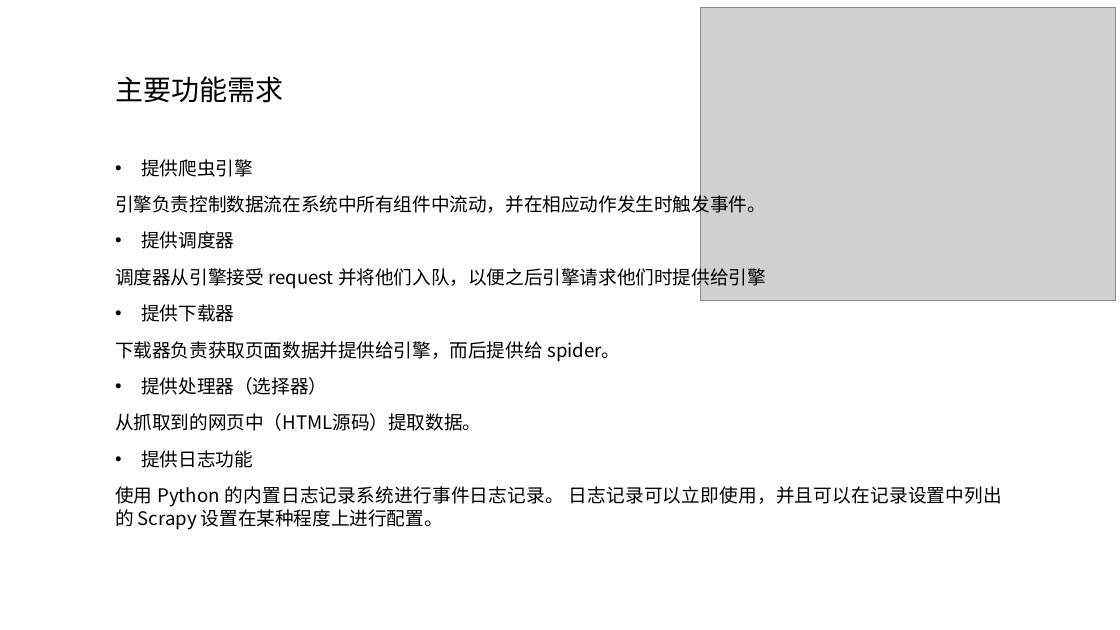
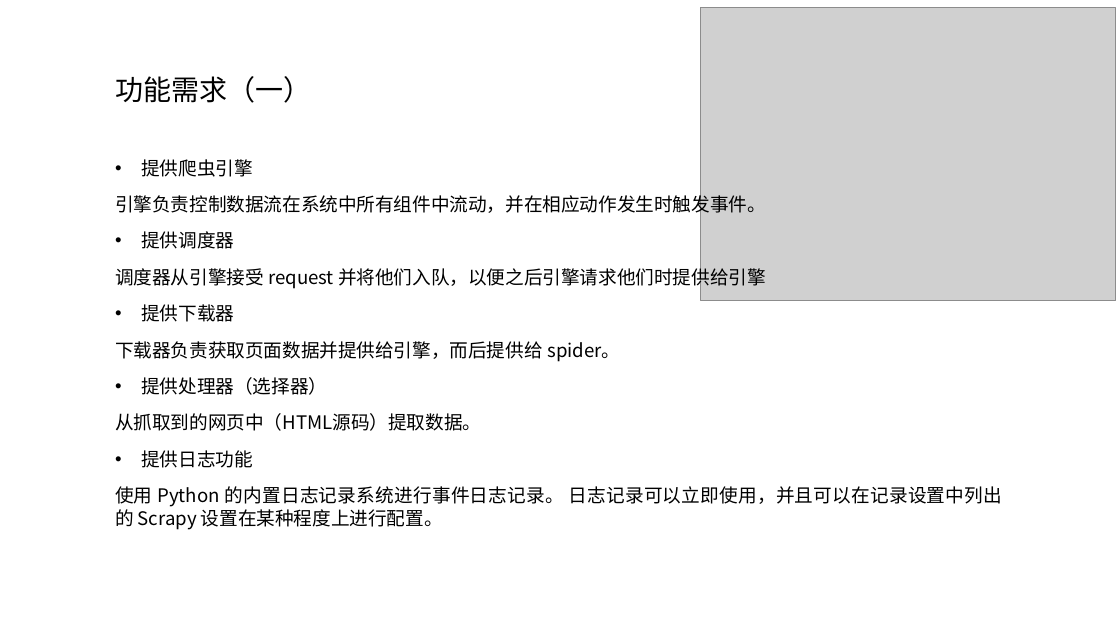
Before and after one commit to bhsei/17TeamC, a slide deck: slide 12 of 3.项目ppt/需求工作（1）.pptx. Drawn at 1120x630 pixels with LibreOffice and Linux fonts; fonts in the diff are those of the drawing; grey boxes stand for pictures; background and template pictures are left out. Boxes give left, top, right and bottom in pixels: in the first picture for what was removed or moved away, otherwise in the second. Text is boxed around its words. In the diff, an @@ line names an element or a change of style, - is before the commit and + after.

```diff
--- a/3.项目ppt/需求工作（1）.pptx
+++ b/3.项目ppt/需求工作（1）.pptx
@@ text at box(115, 76, 311, 103): text changed @@
-主要功能需求
+功能需求（一）
```
Also in this commit, not shown: 4 other slides changed, 3 slides added, 1 slide removed, 1 other file.
